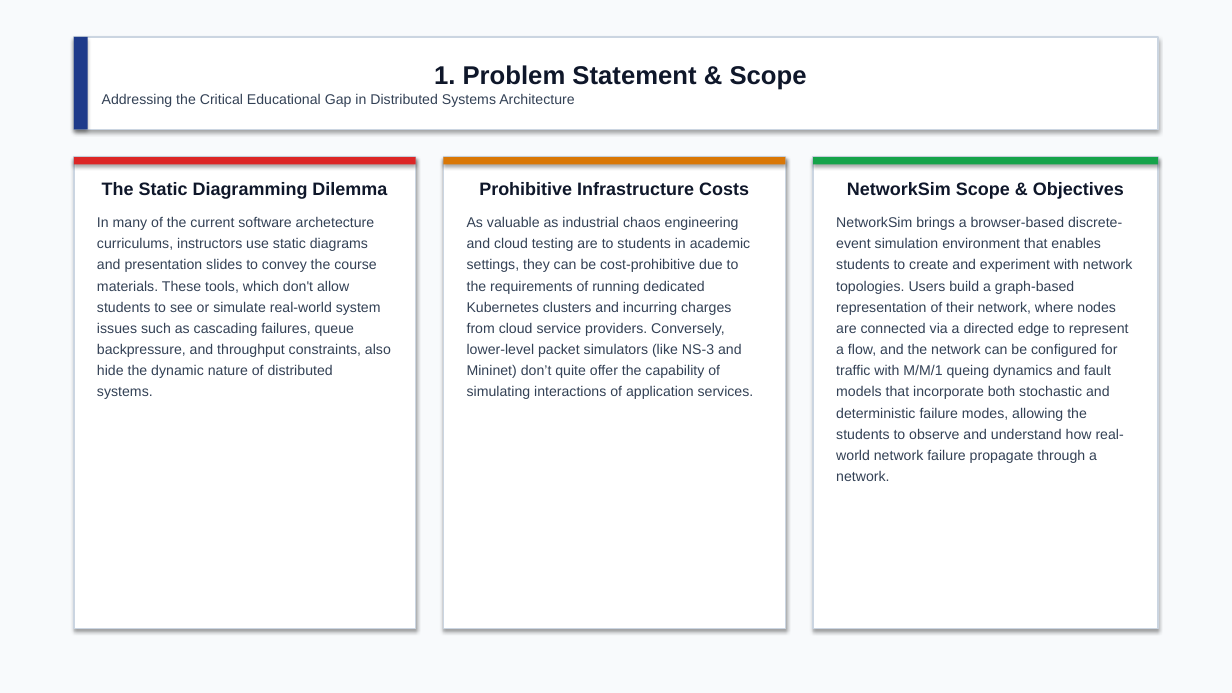
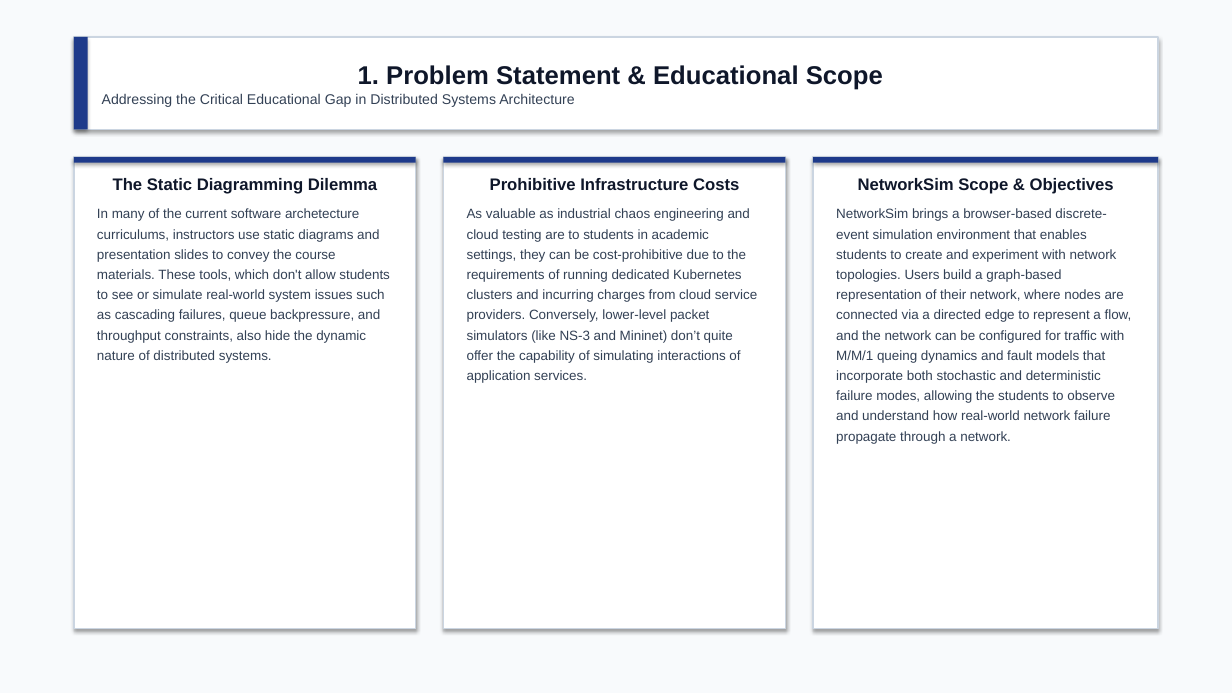
Before and after one commit to ankur-on-github/NetworkSim, a slide deck: slide 2 of University_Submissions/24BCE1836_NetworkSim_Presentation.pptx. Drawn at 1232x693 pixels with LibreOffice and Linux fonts; fonts in the diff are those of the drawing. Boxes give left, top, right and bottom in pixels: in the first picture for what was removed or moved away, otherwise in the second. Text is boxed around its words. In the diff, an @@ line names an element or a change of style, - is before the commit and + after.

Commit message:
Fix diagram mappings to use genuine System Architecture & DFD, unify presentation colors to academic navy

```diff
--- a/University_Submissions/24BCE1836_NetworkSim_Presentation.pptx
+++ b/University_Submissions/24BCE1836_NetworkSim_Presentation.pptx
@@ text in rectangle at [358, 65, 883, 90]: text changed @@
-1. Problem Statement & Scope
+1. Problem Statement & Educational Scope
@@ rectangle "The Static Diagramming Dilemma" at [74, 157, 416, 628]: size 14 to 13 pt in "The Static Diagramming Dilemma"; size 11 to 10.5 pt; less space between paragraphs @@
@@ rectangle at [74, 157, 416, 163]: fill #DC2626 to #1E3A8A @@
@@ rectangle "Prohibitive Infrastructure Costs" at [444, 157, 786, 628]: size 14 to 13 pt in "Prohibitive Infrastructure Costs"; size 11 to 10.5 pt; less space between paragraphs @@
@@ rectangle at [444, 157, 786, 163]: fill #D97706 to #1E3A8A @@
@@ rectangle "NetworkSim Scope & Objectives" at [813, 157, 1158, 628]: size 14 to 13 pt in "NetworkSim Scope & Objectives"; size 11 to 10.5 pt; less space between paragraphs @@
@@ rectangle at [813, 157, 1158, 163]: fill #16A34A to #1E3A8A @@
```
Also in this commit, not shown: 9 other slides changed, 39 other files.
